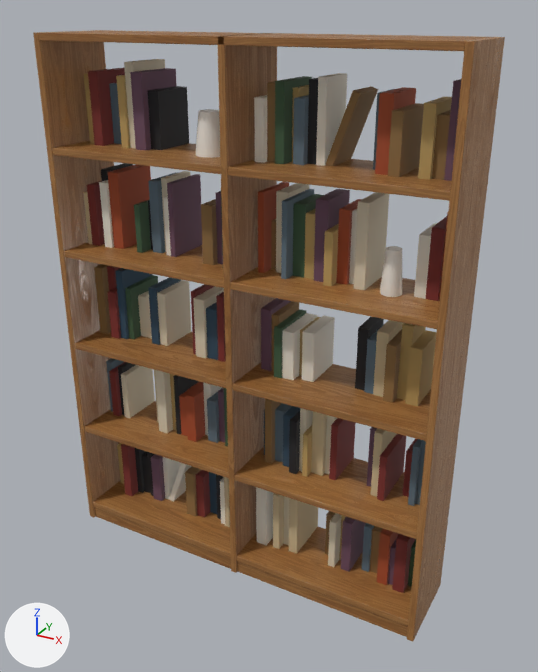
Two versions of the glTF model models/bookcase-iloss.glb, one commit apart.
Camera for both pictures: a camera (50 mm lens) standing at (1.27, -2.17, 2.07) and looking at (0.06, 0.02, 0.98). Lighting does not change. The marker at lower left points along +X, +Y and +Z. The older version comes first. Where no turn or scale is listed for an object, it has been applied to the vertices. Vertices at exactly the same position are counted once.

Names of what the first picture shows: 'Mesh_0', 'decor', 'decor.001', 'decor.002', 'decor.003', 'decor.004', 'decor.005', 'decor.006', 'decor.007', 'decor.008', 'decor.009', 'decor.010', 'decor.011', 'decor.012'.
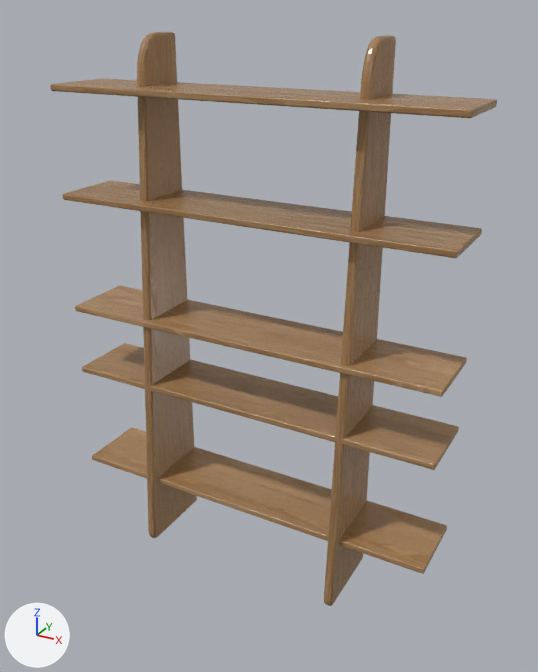
Where the change shows, as pixel boxes [x1, y1, x2, y2] in the pictures (538 x 672 px; the box of a moved part takes in the faces that stretch with it):
'Mesh_0', surface changed, reshaped (6% shorter): before [33, 30, 505, 642]; after [50, 32, 497, 606]
'decor.011', deleted: before [121, 59, 389, 567]
'decor.005', deleted: before [94, 81, 451, 573]
'decor', deleted: before [87, 68, 447, 593]
'decor.008', deleted: before [130, 68, 461, 585]
'decor.004', deleted: before [99, 73, 437, 545]
'decor.010', deleted: before [108, 87, 448, 585]
'decor.009', deleted: before [84, 73, 452, 560]
'decor.007', deleted: before [106, 83, 426, 572]
'decor.006', deleted: before [101, 78, 384, 519]
'decor.003', deleted: before [125, 76, 416, 587]
'decor.002', deleted: before [83, 192, 403, 554]
'decor.001', deleted: before [115, 268, 300, 514]
'decor.012', deleted: before [195, 109, 402, 297]
part 1 of me_mesh_0, moved or reshaped: before [84, 401, 420, 539]; after [92, 427, 447, 574]
part 2 of me_mesh_0, moved or reshaped: before [75, 330, 431, 441]; after [82, 343, 459, 470]
part 3 of me_mesh_0, moved or reshaped: before [64, 242, 440, 329]; after [75, 286, 467, 397]
part 4 of me_mesh_0, moved or reshaped: before [52, 140, 451, 201]; after [63, 180, 482, 258]
part 5 of me_mesh_0, moved or reshaped: before [93, 480, 412, 626]; after [50, 78, 497, 118]
part 6 of me_mesh_0, added (brown): after [137, 32, 197, 538]
part 7 of me_mesh_0, added (brown): after [324, 35, 396, 606]
part 8 of me_mesh_0, deleted (brown): before [218, 33, 277, 573]
part 9 of me_mesh_0, deleted (brown): before [33, 30, 505, 642]

Patch to the scene script:
```diff
--- a/models/bookcase-iloss.glb.py
+++ b/models/bookcase-iloss.glb.py
@@ mat_oiled_oak @@
 n5 = _N.new('ShaderNodeMath'); n5.name = 'Math.001'
 n5.operation = 'MULTIPLY'
-n5.inputs[1].default_value = 0.9  # 'Value'
+n5.inputs[1].default_value = 0.6  # 'Value'
 n6 = _N.new('ShaderNodeSeparateColor'); n6.name = 'Separate Color'
@@ me_mesh_0 @@
-me_mesh_0.from_pydata(...)  # 1516 vertices, 3000 faces; spans x -0.75..0.75, y -0.17..0.17, z -1.0..1.0
+me_mesh_0.from_pydata(...)  # 1096 vertices, 2164 faces; spans x -0.75..0.75, y -0.17..0.17, z -1.0..1.0
+# me_mesh_0 part 1: the loose piece of 152 vertices spanning x -0.72..0.72, y -0.16..0.16, z -0.56..-0.53 is scaled about its middle by (1.03, 0.848, 0.778), then moved by (0.0, 0.02, -0.18)
+# me_mesh_0 part 2: the loose piece of 152 vertices spanning x -0.72..0.72, y -0.16..0.16, z -0.17..-0.15 is scaled about its middle by (1.03, 0.848, 0.778), then moved by (0.0, 0.02, -0.13)
+# me_mesh_0 part 3: the loose piece of 152 vertices spanning x -0.72..0.72, y -0.16..0.16, z 0.21..0.23 is scaled about its middle by (1.03, 0.848, 0.778), then moved by (0.0, 0.02, -0.24)
+# me_mesh_0 part 4: the loose piece of 152 vertices spanning x -0.72..0.72, y -0.16..0.16, z 0.59..0.62 is scaled about its middle by (1.03, 0.848, 0.779), then moved by (0.0, 0.02, -0.18)
+# me_mesh_0 part 5: the loose piece of 152 vertices spanning x -0.72..0.72, y -0.16..0.16, z -0.94..-0.92 is scaled about its middle by (1.03, 0.848, 0.779), then moved by (0.0, 0.02, 1.75)
+# me_mesh_0 part 6: a new loose piece of 168 vertices spanning x -0.43..-0.39, y -0.17..0.17, z -1.0..1.0, in mat_oiled_oak
+# me_mesh_0 part 7: a new loose piece of 168 vertices spanning x 0.39..0.43, y -0.17..0.17, z -1.0..1.0, in mat_oiled_oak
+# me_mesh_0 part 8: the loose piece of 152 vertices spanning x -0.01..0.01, y -0.17..0.17, z -1.0..1.0 is deleted
+# me_mesh_0 part 9: 604 vertices removed from x -0.75..0.75, y -0.17..0.17, z -1.0..1.0
 me_mesh_0.materials.append(mat_oiled_oak)
@@ ob_decor @@
-ob_decor = bpy.data.objects.new('decor', me_mesh_1)
@@ ob_decor_001 @@
-ob_decor_001 = bpy.data.objects.new('decor.001', me_mesh_2)
@@ ob_decor_002 @@
-ob_decor_002 = bpy.data.objects.new('decor.002', me_mesh_3)
@@ ob_decor_003 @@
-ob_decor_003 = bpy.data.objects.new('decor.003', me_mesh_4)
@@ ob_decor_004 @@
-ob_decor_004 = bpy.data.objects.new('decor.004', me_mesh_5)
@@ ob_decor_005 @@
-ob_decor_005 = bpy.data.objects.new('decor.005', me_mesh_6)
@@ ob_decor_006 @@
-ob_decor_006 = bpy.data.objects.new('decor.006', me_mesh_7)
@@ ob_decor_007 @@
-ob_decor_007 = bpy.data.objects.new('decor.007', me_mesh_8)
@@ ob_decor_008 @@
-ob_decor_008 = bpy.data.objects.new('decor.008', me_mesh_9)
@@ ob_decor_009 @@
-ob_decor_009 = bpy.data.objects.new('decor.009', me_mesh_10)
@@ ob_decor_010 @@
-ob_decor_010 = bpy.data.objects.new('decor.010', me_mesh_11)
@@ ob_decor_011 @@
-ob_decor_011 = bpy.data.objects.new('decor.011', me_mesh_12)
@@ ob_decor_012 @@
-ob_decor_012 = bpy.data.objects.new('decor.012', me_mesh_13)
```
